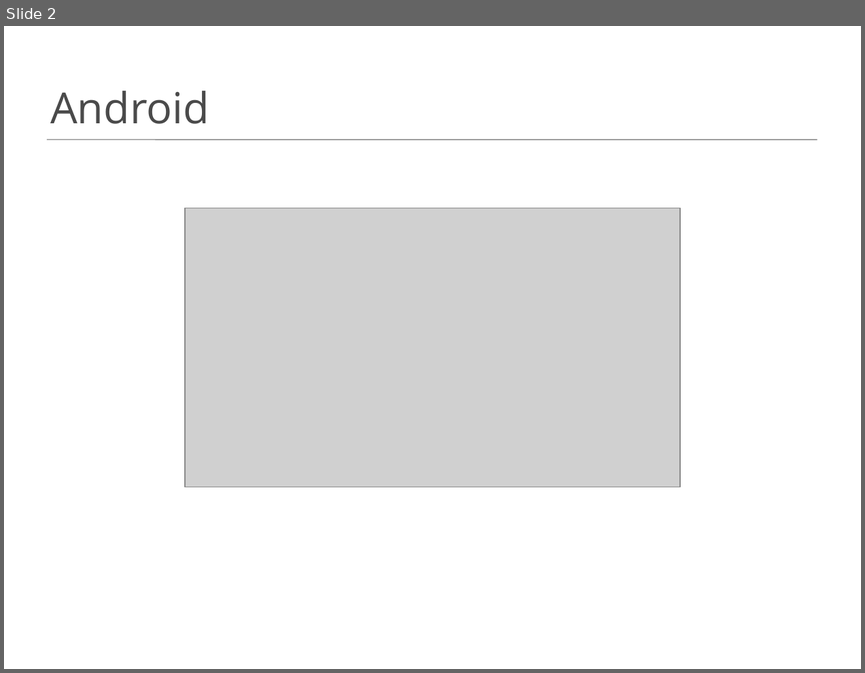
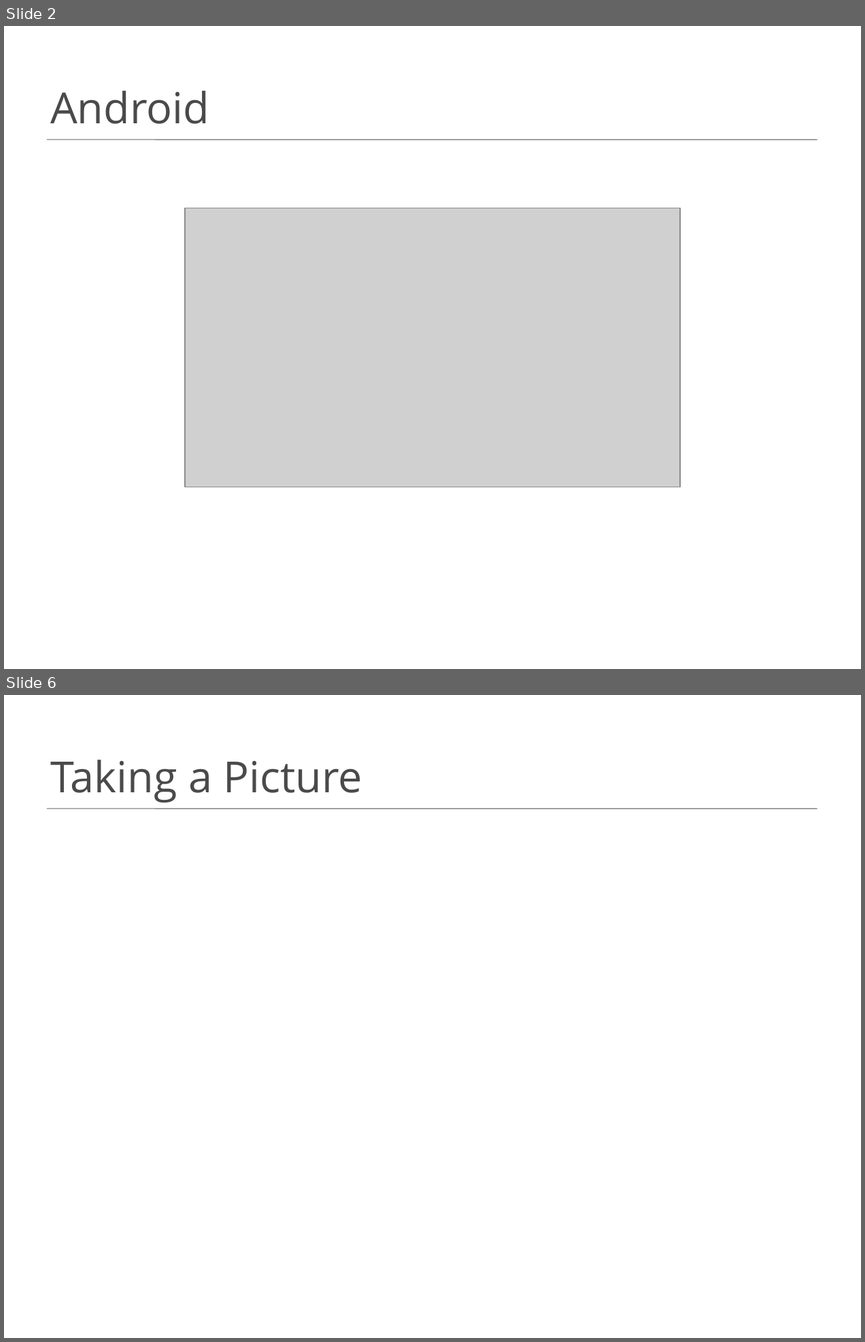
Before and after one commit to FredrikL/ActivitesAndIntentPresentation, a slide deck: Whats the intent with activites.pptx. Shown one above the other, each under a label of ours: slide 2 before the commit, slides 2 and 6 after it; the slides between them are not shown. The pictures are 865x673 and 865x1342 pixels, drawn with LibreOffice and Linux fonts; fonts in the diff are those of the drawing; grey boxes stand for pictures; background and template pictures are left out. Boxes give left, top, right and bottom in pixels: in the first picture for what was removed or moved away, otherwise in the second. Text is boxed around its words. In the diff, an @@ line names an element or a change of style, - is before the commit and + after.

```diff
--- a/Whats the intent with activites.pptx
+++ b/Whats the intent with activites.pptx
@@ slide 6 added at (4,695,861,1338), background picture (left out); not listed: 1 template element that a slide beside it also shows @@
@@ title added at (50,760,362,802), 36 pt, text #4A4A4A @@
+Taking a Picture
```
Also in this commit, not shown: 4 other slides added.
